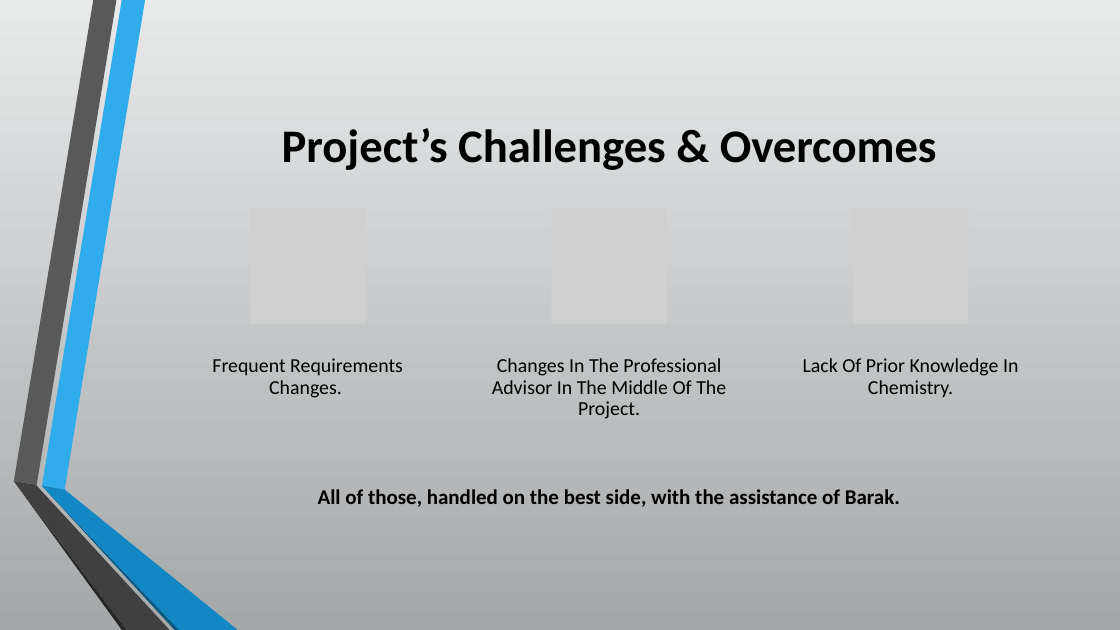
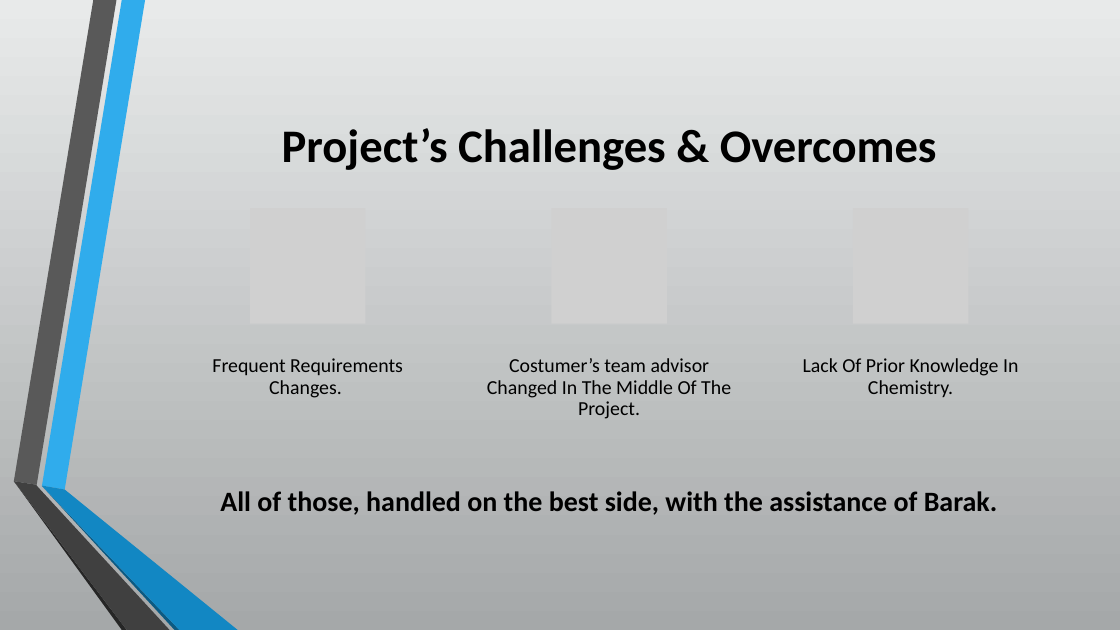
Before and after one commit to csbarak/MolOpt_Students_2023, a slide deck: slide 9 of Documents/Molopt - Full Project Presentation.pptx (slide 5 before the commit). Drawn at 1120x630 pixels with LibreOffice and Linux fonts; fonts in the diff are those of the drawing; grey boxes stand for pictures. Boxes give left, top, right and bottom in pixels: in the first picture for what was removed or moved away, otherwise in the second. Text is boxed around its words. In the diff, an @@ line names an element or a change of style, - is before the commit and + after.

```diff
--- a/Documents/Molopt - Full Project Presentation.pptx
+++ b/Documents/Molopt - Full Project Presentation.pptx
@@ text at [487, 358, 731, 419]: text changed @@
-Changes In The Professional Advisor In The Middle Of The Project.
+Costumer’s team advisor Changed In The Middle Of The Project.
@@ text "All of those, handled on ..." at [220, 491, 998, 515]: size 18 to 24 pt @@
```
Also in this commit, not shown: 7 other slides changed, 5 slides added.
